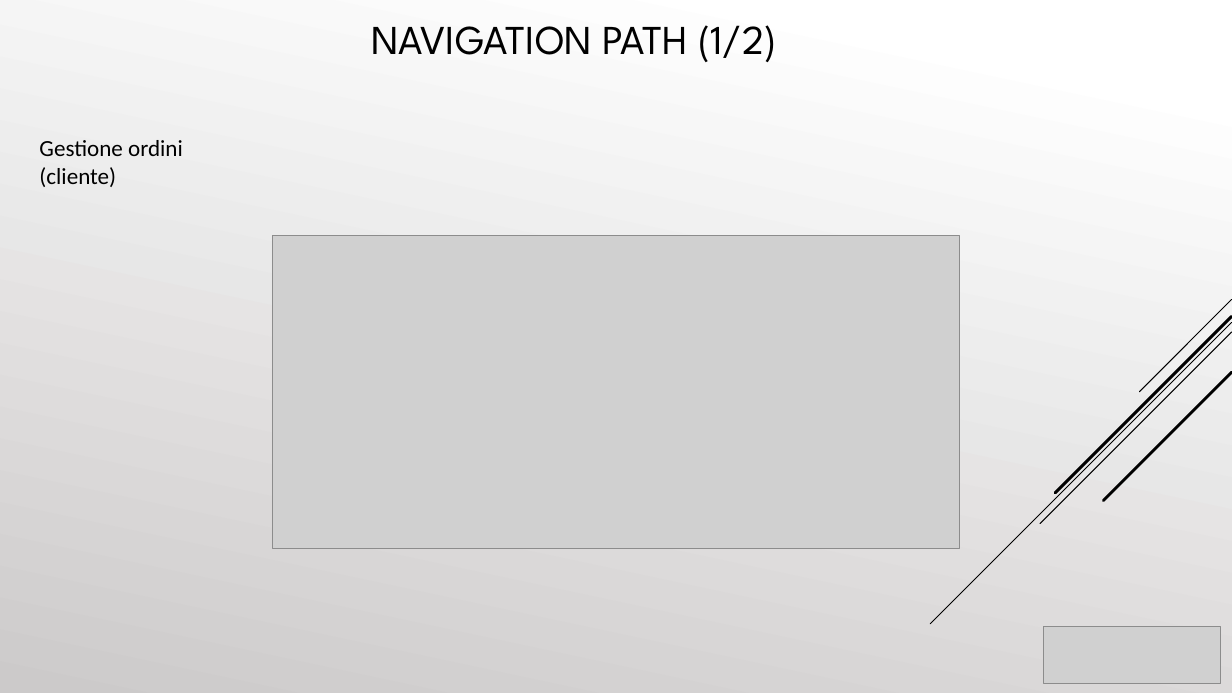
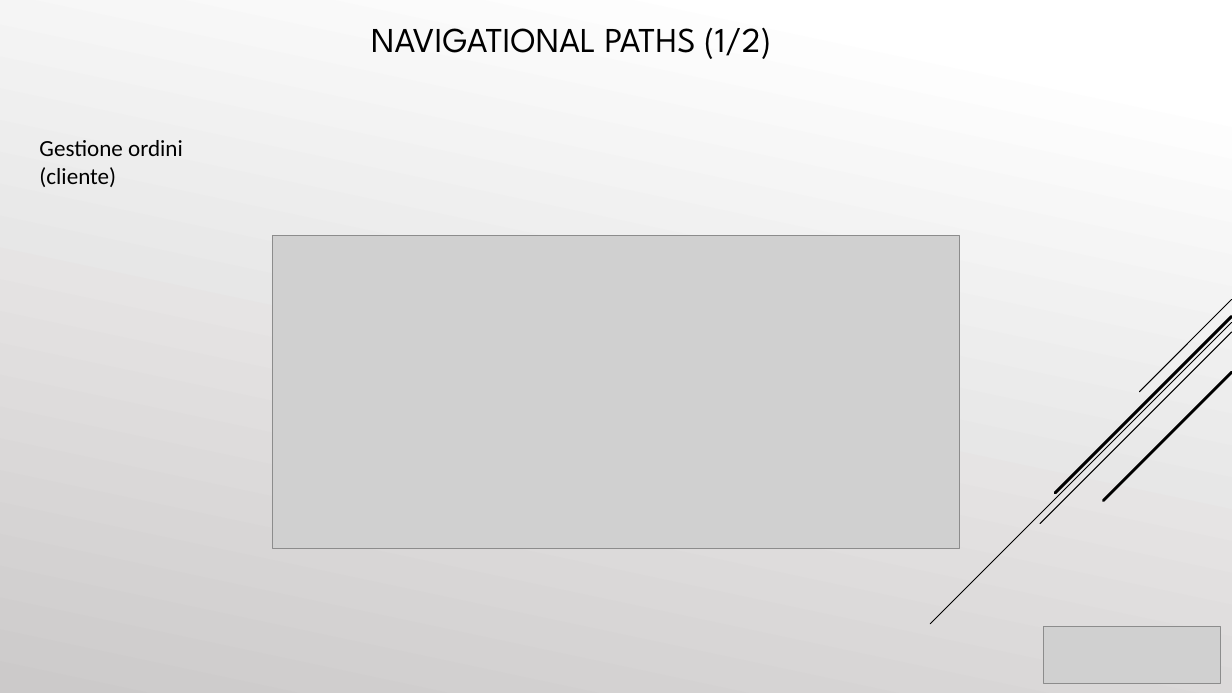
Before and after one commit to cosimob28/GamesHub, a slide deck: slide 18 of Work in progress/Presentazione/GamesHub.pptx. Drawn at 1232x693 pixels with LibreOffice and Linux fonts; fonts in the diff are those of the drawing; grey boxes stand for pictures. Boxes give left, top, right and bottom in pixels: in the first picture for what was removed or moved away, otherwise in the second. Text is boxed around its words. In the diff, an @@ line names an element or a change of style, - is before the commit and + after.

```diff
--- a/Work in progress/Presentazione/GamesHub.pptx
+++ b/Work in progress/Presentazione/GamesHub.pptx
@@ text at (x1=371, y1=28, x2=771, y2=59): text changed; size 32 to 27.2 pt @@
-NAVIGATION PATH (1/2)
+NAVIGATIONAL PATHS (1/2)
```
Also in this commit, not shown: 10 other slides changed.
